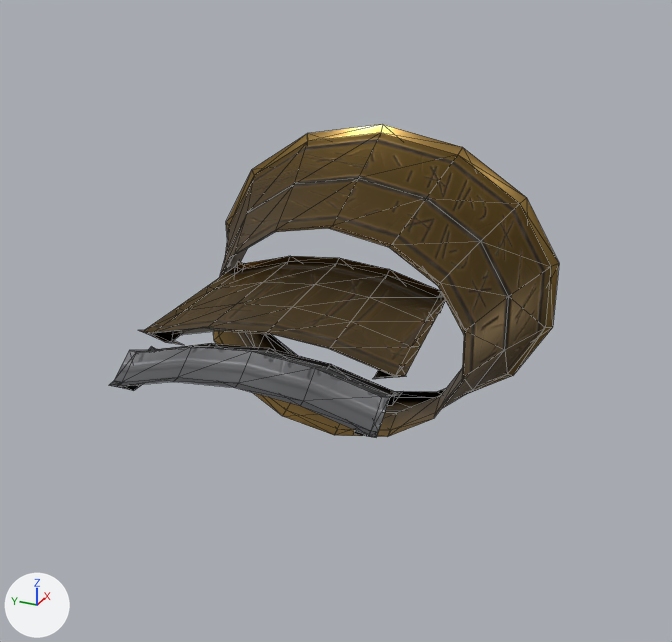
One commit to the glTF model assets/penitent/penitent_gauntlet_r.glb: the scene before it, then after it.
Camera for both pictures: a 50 mm camera at (-0.403, -0.173, 0.196) aimed at (-0.029, -0.005, 0.009). Lighting does not change. The marker at lower left points along +X, +Y and +Z. The older version comes first. Mesh edges are drawn as thin lines. Vertices at exactly the same position are counted once.

The older version as bpy lines, for what is in view:
```python
ob_penitent_gauntlet_r = bpy.data.objects.new('penitent_gauntlet_r', me_penitent_gauntlet_r)
ob_penitent_gauntlet_r.location = (0.0, 0.0, 0.0)
```
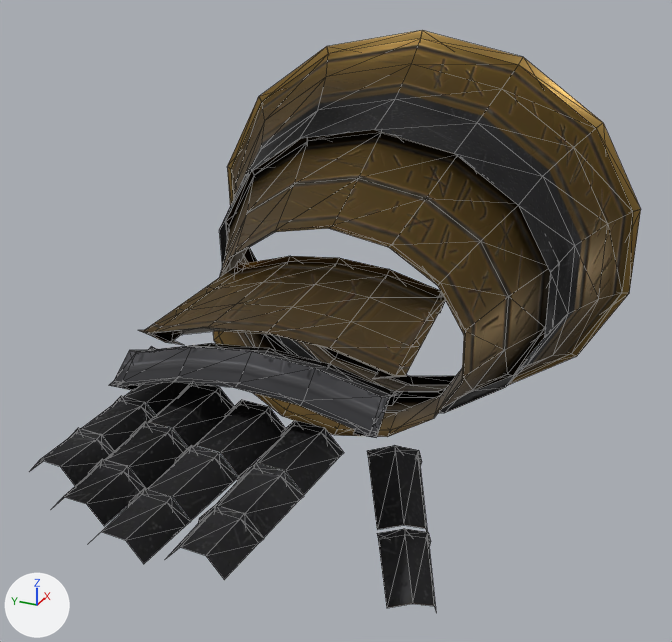
The change, as a list of edits to the scene's bpy script:
```text
Change mat_penitent_steel:
    where n2 = _N.new('ShaderNodeMix'); n2.name = 'Mix'
    n2.inputs[7].default_value: (0.15, 0.152, 0.16, 1.0) -> (0.06, 0.06, 0.065, 1.0)  # 'B', grey #6c6d6f -> 'B', dark grey #454548
Change me_penitent_gauntlet_r:
    remove me_penitent_gauntlet_r.from_pydata(...)  # 233 vertices, 376 faces; spans x -0.134..0.061, y -0.093..0.099, z -0.081..0.088
    add me_penitent_gauntlet_r.from_pydata(...)  # 317 vertices, 516 faces; spans x -0.134..0.135, y -0.123..0.138, z -0.111..0.127
    me_penitent_gauntlet_r part 1: a new loose piece of 84 vertices spanning x 0.032..0.135, y -0.123..0.138, z -0.111..0.127, in mat_penitent_brass
    me_penitent_gauntlet_r part 2: 206 kept faces spanning x -0.134..0.061, y -0.093..0.099, z -0.081..0.088 get new vertex colours
Add ob_penitent_gauntlet_r_f_thumb_03_r:
    ob_penitent_gauntlet_r_f_thumb_03_r = bpy.data.objects.new('penitent_gauntlet_r_f_thumb_03_r', me_penitent_gauntlet_r_f_thumb_03_r)  # 16 vertices, 18 faces; spans x -0.118..-0.0768, y -0.0852..-0.0546, z -0.0835..-0.0512
    ob_penitent_gauntlet_r_f_thumb_03_r.location = (0.0, 0.0, 0.0)
Add ob_penitent_gauntlet_r_f_thumb_02_r:
    ob_penitent_gauntlet_r_f_thumb_02_r = bpy.data.objects.new('penitent_gauntlet_r_f_thumb_02_r', me_penitent_gauntlet_r_f_thumb_02_r)  # 16 vertices, 18 faces; spans x -0.0941..-0.0479, y -0.072..-0.0381, z -0.0655..-0.0294
    ob_penitent_gauntlet_r_f_thumb_02_r.location = (0.0, 0.0, 0.0)
Add ob_penitent_gauntlet_r_f_pinky_03_r:
    ob_penitent_gauntlet_r_f_pinky_03_r = bpy.data.objects.new('penitent_gauntlet_r_f_pinky_03_r', me_penitent_gauntlet_r_f_pinky_03_r)  # 16 vertices, 18 faces; spans x -0.177..-0.1531, y 0.032..0.0584, z -0.007..0.0039
    ob_penitent_gauntlet_r_f_pinky_03_r.location = (0.0, 0.0, 0.0)
Add ob_penitent_gauntlet_r_f_pinky_02_r:
    ob_penitent_gauntlet_r_f_pinky_02_r = bpy.data.objects.new('penitent_gauntlet_r_f_pinky_02_r', me_penitent_gauntlet_r_f_pinky_02_r)  # 16 vertices, 18 faces; spans x -0.1536..-0.126, y 0.0297..0.0581, z -0.0067..0.0048
    ob_penitent_gauntlet_r_f_pinky_02_r.location = (0.0, 0.0, 0.0)
Add ob_penitent_gauntlet_r_f_pinky_01_r:
    ob_penitent_gauntlet_r_f_pinky_01_r = bpy.data.objects.new('penitent_gauntlet_r_f_pinky_01_r', me_penitent_gauntlet_r_f_pinky_01_r)  # 16 vertices, 18 faces; spans x -0.126..-0.0947, y 0.0274..0.0576, z -0.0064..0.0057
    ob_penitent_gauntlet_r_f_pinky_01_r.location = (0.0, 0.0, 0.0)
Add ob_penitent_gauntlet_r_f_ring_03_r:
    ob_penitent_gauntlet_r_f_ring_03_r = bpy.data.objects.new('penitent_gauntlet_r_f_ring_03_r', me_penitent_gauntlet_r_f_ring_03_r)  # 16 vertices, 18 faces; spans x -0.1936..-0.1702, y 0.0076..0.034, z -0.0053..0.0056
    ob_penitent_gauntlet_r_f_ring_03_r.location = (0.0, 0.0, 0.0)
Add ob_penitent_gauntlet_r_f_ring_02_r:
    ob_penitent_gauntlet_r_f_ring_02_r = bpy.data.objects.new('penitent_gauntlet_r_f_ring_02_r', me_penitent_gauntlet_r_f_ring_02_r)  # 16 vertices, 18 faces; spans x -0.1694..-0.1422, y 0.0065..0.0349, z -0.005..0.0065
    ob_penitent_gauntlet_r_f_ring_02_r.location = (0.0, 0.0, 0.0)
Add ob_penitent_gauntlet_r_f_ring_01_r:
    ob_penitent_gauntlet_r_f_ring_01_r = bpy.data.objects.new('penitent_gauntlet_r_f_ring_01_r', me_penitent_gauntlet_r_f_ring_01_r)  # 16 vertices, 18 faces; spans x -0.1409..-0.1067, y 0.0053..0.0355, z -0.0047..0.0074
    ob_penitent_gauntlet_r_f_ring_01_r.location = (0.0, 0.0, 0.0)
Add ob_penitent_gauntlet_r_f_middle_03_r:
    ob_penitent_gauntlet_r_f_middle_03_r = bpy.data.objects.new('penitent_gauntlet_r_f_middle_03_r', me_penitent_gauntlet_r_f_middle_03_r)  # 16 vertices, 18 faces; spans x -0.2052..-0.1796, y -0.0178..0.0086, z -0.005..0.0059
    ob_penitent_gauntlet_r_f_middle_03_r.location = (0.0, 0.0, 0.0)
Add ob_penitent_gauntlet_r_f_middle_02_r:
    ob_penitent_gauntlet_r_f_middle_02_r = bpy.data.objects.new('penitent_gauntlet_r_f_middle_02_r', me_penitent_gauntlet_r_f_middle_02_r)  # 16 vertices, 18 faces; spans x -0.1794..-0.1498, y -0.0197..0.0086, z -0.0047..0.0068
    ob_penitent_gauntlet_r_f_middle_02_r.location = (0.0, 0.0, 0.0)
Add ob_penitent_gauntlet_r_f_middle_01_r:
    ob_penitent_gauntlet_r_f_middle_01_r = bpy.data.objects.new('penitent_gauntlet_r_f_middle_01_r', me_penitent_gauntlet_r_f_middle_01_r)  # 16 vertices, 18 faces; spans x -0.1491..-0.1128, y -0.0221..0.0081, z -0.0044..0.0077
    ob_penitent_gauntlet_r_f_middle_01_r.location = (0.0, 0.0, 0.0)
Add ob_penitent_gauntlet_r_f_index_03_r:
    ob_penitent_gauntlet_r_f_index_03_r = bpy.data.objects.new('penitent_gauntlet_r_f_index_03_r', me_penitent_gauntlet_r_f_index_03_r)  # 16 vertices, 18 faces; spans x -0.1986..-0.1748, y -0.044..-0.0176, z -0.0074..0.0035
    ob_penitent_gauntlet_r_f_index_03_r.location = (0.0, 0.0, 0.0)
Add ob_penitent_gauntlet_r_f_index_02_r:
    ob_penitent_gauntlet_r_f_index_02_r = bpy.data.objects.new('penitent_gauntlet_r_f_index_02_r', me_penitent_gauntlet_r_f_index_02_r)  # 16 vertices, 18 faces; spans x -0.1747..-0.1472, y -0.0458..-0.0174, z -0.0071..0.0044
    ob_penitent_gauntlet_r_f_index_02_r.location = (0.0, 0.0, 0.0)
Add ob_penitent_gauntlet_r_f_index_01_r:
    ob_penitent_gauntlet_r_f_index_01_r = bpy.data.objects.new('penitent_gauntlet_r_f_index_01_r', me_penitent_gauntlet_r_f_index_01_r)  # 16 vertices, 18 faces; spans x -0.1467..-0.115, y -0.0476..-0.0174, z -0.0068..0.0053
    ob_penitent_gauntlet_r_f_index_01_r.location = (0.0, 0.0, 0.0)
```

Pixel boxes [x1, y1, x2, y2] of what changed, in the pictures (672 x 642 px):
'penitent_gauntlet_r', surface changed, reshaped (darker, 18% wider, 30% taller): before [109, 124, 559, 438]; after [109, 30, 641, 438]
'penitent_gauntlet_r_f_thumb_02_r', added: after [367, 445, 427, 532]
'penitent_gauntlet_r_f_thumb_03_r', added: after [377, 529, 436, 611]
'penitent_gauntlet_r_f_middle_01_r', added: after [194, 400, 285, 476]
'penitent_gauntlet_r_f_middle_02_r', added: after [148, 445, 238, 520]
'penitent_gauntlet_r_f_middle_03_r', added: after [102, 488, 191, 564]
'penitent_gauntlet_r_f_index_02_r', added: after [216, 462, 304, 538]
'penitent_gauntlet_r_f_index_03_r', added: after [168, 505, 264, 580]
'penitent_gauntlet_r_f_index_01_r', added: after [256, 420, 344, 495]
'penitent_gauntlet_r_f_ring_01_r', added: after [149, 383, 234, 447]
'penitent_gauntlet_r_f_ring_02_r', added: after [105, 421, 187, 489]
'penitent_gauntlet_r_f_ring_03_r', added: after [57, 459, 145, 526]
'penitent_gauntlet_r_f_pinky_03_r', added: after [29, 427, 114, 486]
'penitent_gauntlet_r_f_pinky_02_r', added: after [82, 396, 159, 451]
'penitent_gauntlet_r_f_pinky_01_r', added: after [125, 382, 190, 415]
part 1 of me_penitent_gauntlet_r, added: after [219, 30, 641, 413]
part 2 of me_penitent_gauntlet_r, recoloured: before [109, 124, 559, 438]; after [109, 130, 550, 438]
